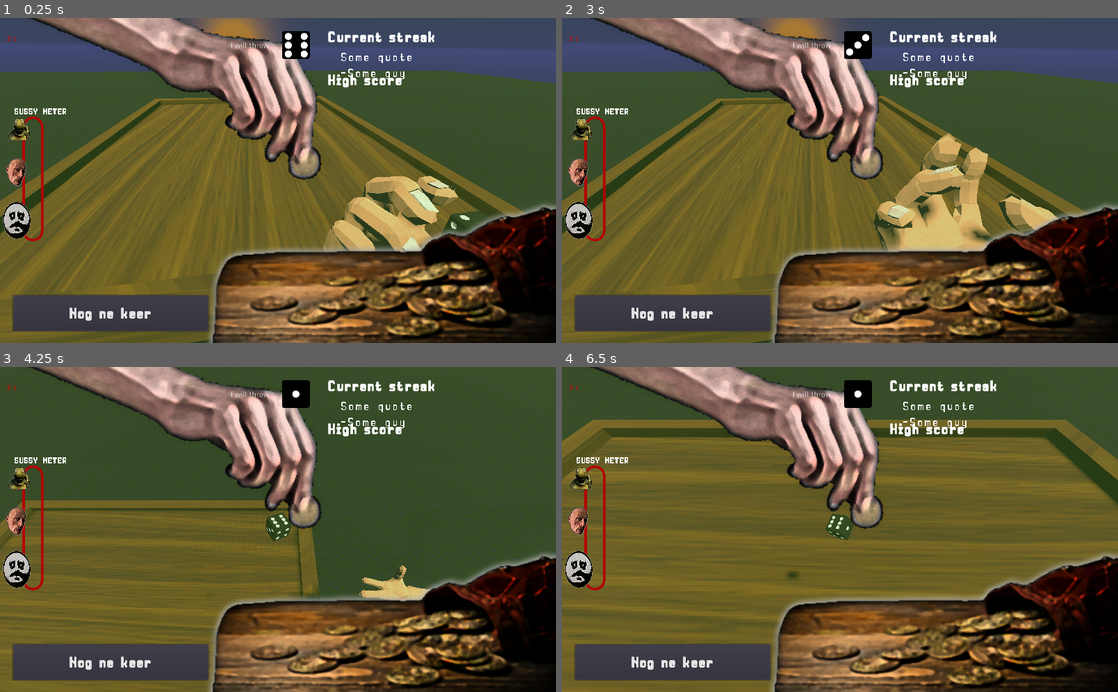
Above: before the commit, frames 1-4 (two rows, left to right).
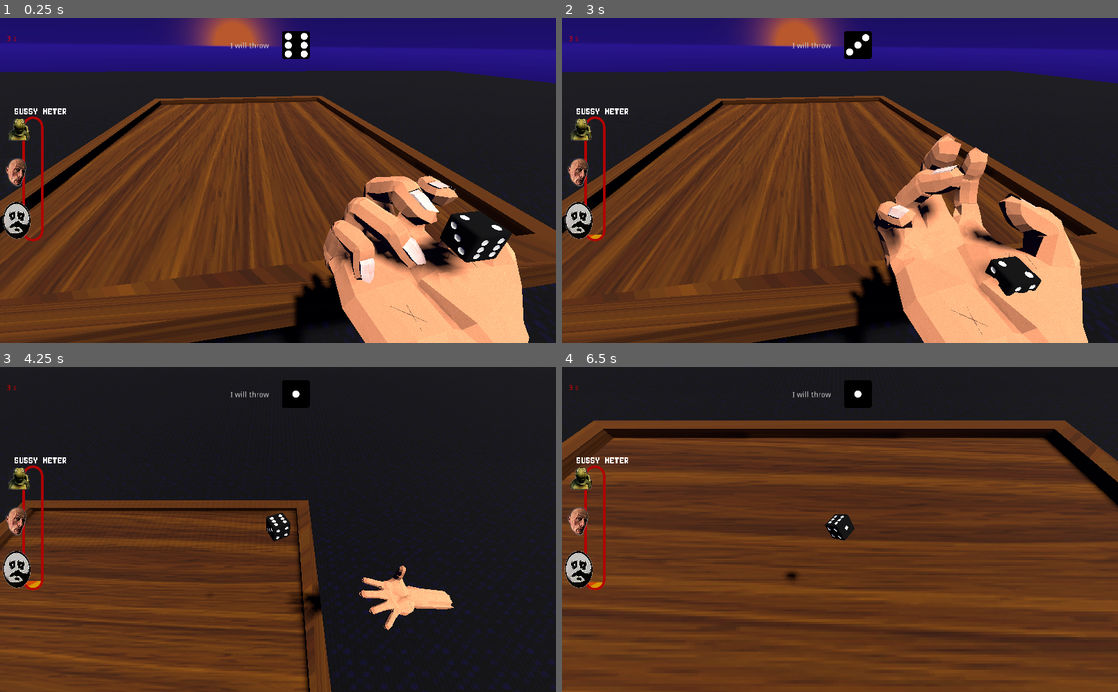
Above: after the commit, the same moments.

Repository: FreekDS/GMTK-Jam-2022-Fairplay
Game: Godot game, scene res://game.tscn
Two runs of this game, one before a commit and one after it. Both use one fixed random seed, a clock stepped at 60 frames per second and the inputs below.
Inputs (mouse positions are in pixels of both pictures, inside the frame that each line leads up to):
- Up to frame 1 (0.25 s): no input
- Up to frame 2 (3 s): click (673, 313) at 0.5 s, where only the run before the commit has a clickable "Nog ne keer"; click (673, 313) at 1.25 s, where only the run before the commit has a clickable "Nog ne keer"; click (673, 313) at 2 s, where only the run before the commit has a clickable "Nog ne keer"; tap Enter (ui_accept) at 2.75 s; move the mouse to (595, 47) at 2.77 s; press the mouse at (595, 47) at 2.78 s
- Up to frame 3 (4.25 s): tap Enter (ui_accept) at 3.02, 3.77 s; move the mouse to (166, 545) at 3.52 s; release the mouse at (166, 545) at 3.53 s; tap E (slowmo) at 3.6 s
- Up to frame 4 (6.5 s): move the mouse to (895, 458) at 4.27 s; press the mouse at (895, 458) at 4.28 s; move the mouse to (812, 594) at 5.02 s; release the mouse at (812, 594) at 5.03 s; tap E (slowmo) at 5.1 s; tap Enter (ui_accept) at 5.27, 6.02 s; move the mouse to (1006, 578) at 5.77 s; press the mouse at (1006, 578) at 5.78 s

The runs differ from the first frame. In frame 1, 96% of the frame differs, in the area x 0-100%, y 0-100%; in frame 2, 95%; in frame 3, 93%; in frame 4, 95%.

Commit message:
End game text

Diff:
--- /dev/null
+++ b/CustomText.gd
@@ -0,0 +1,20 @@
+extends RichTextLabel
+
+
+var texts = [
+	'"Time is money the farmer said, and he sold his watch"\n-Ghandi',
+	"'Has anyone seen my guitar?'\n-Tom Dice",
+	'"Some illegal coins a day keep the taxes away"\n-J. Jones',
+	'"It is free real estate"\n-D. Trump',
+	'"One more for the books"',
+	'"Cloudy with a chance of fake news"\n-CNN Wheater Forecast',
+	'"Money, it never comes easy, but now it could!"\nSome ad',
+	'"EZ OUTPLAYED"\n-LoL players',
+	'"Money Money Money, it is so funny, in a rich mans world"\n-Some music group',
+	'"Music by Klaus Wunderlich"\n-Klaus Wunderlich'
+]
+
+
+func _change_text():
+	var i = randi() % len(texts)
+	text = texts[i]
--- a/Game UI.tscn
+++ b/Game UI.tscn
@@ -8,6 +8,7 @@
 [ext_resource path="res://font/double_pixel-7.ttf" type="DynamicFontData" id=6]
 [ext_resource path="res://img/win.png" type="Texture" id=7]
 [ext_resource path="res://game_save.gd" type="Script" id=8]
+[ext_resource path="res://CustomText.gd" type="Script" id=9]
 
 [sub_resource type="DynamicFont" id=2]
 size = 60
@@ -103,6 +104,7 @@
 game_save_class = ExtResource( 8 )
 
 [node name="end_game" type="Control" parent="."]
+visible = false
 margin_right = 1006.0
 margin_bottom = 608.0
 
@@ -133,12 +135,26 @@
 align = 1
 
 [node name="win" type="Control" parent="end_game"]
+visible = false
 show_behind_parent = true
 margin_left = 513.0
 margin_top = 298.0
 margin_right = 513.0
 margin_bottom = 298.0
 mouse_filter = 1
+
+[node name="win_colour" type="ColorRect" parent="end_game/win"]
+margin_left = -520.0
+margin_top = -312.0
+margin_right = 524.0
+margin_bottom = 311.0
+mouse_filter = 1
+color = Color( 0.517647, 0.811765, 0.247059, 0.278431 )
+
+[node name="Win" type="Sprite" parent="end_game/win"]
+position = Vector2( 0, -44 )
+scale = Vector2( 1.68519, 1.68519 )
+texture = ExtResource( 7 )
 
 [node name="win_game" type="Label" parent="end_game/win"]
 visible = false
@@ -150,30 +166,18 @@
 text = "FEEST"
 align = 1
 
-[node name="win_colour" type="ColorRect" parent="end_game/win"]
-margin_left = -520.0
-margin_top = -312.0
-margin_right = 524.0
-margin_bottom = 311.0
-mouse_filter = 1
-color = Color( 0.517647, 0.811765, 0.247059, 0.278431 )
-
-[node name="Win" type="Sprite" parent="end_game/win"]
-position = Vector2( 0, -44 )
-scale = Vector2( 1.68519, 1.68519 )
-texture = ExtResource( 7 )
-
 [node name="motd" type="RichTextLabel" parent="end_game/win"]
-margin_left = 115.0
-margin_top = -240.0
-margin_right = 489.0
-margin_bottom = -123.0
+margin_left = 99.0
+margin_top = -51.0
+margin_right = 486.0
+margin_bottom = 66.0
 custom_fonts/normal_font = SubResource( 3 )
 bbcode_enabled = true
-bbcode_text = "Some quote
--Some guy"
-text = "Some quote
--Some guy"
+bbcode_text = "\"Time is money the farmer said, and he sold his watch\"
+-Farmer Fons"
+text = "\"Time is money the farmer said, and he sold his watch\"
+-Farmer Fons"
+script = ExtResource( 9 )
 
 [node name="sus" type="Control" parent="end_game"]
 visible = false
@@ -206,7 +210,7 @@
 margin_bottom = 578.0
 rect_min_size = Vector2( 360, 0 )
 custom_fonts/font = ExtResource( 5 )
-text = "Nog ne keer"
+text = "Scam More People"
 clip_text = true
 
 [node name="high_score_label" type="Label" parent="end_game"]
@@ -281,4 +285,6 @@
 custom_effects = [ null, null, null, null, null ]
 script = ExtResource( 4 )
 
+[connection signal="mouse_entered" from="end_game/win/motd" to="end_game/win/motd" method="_change_text"]
+[connection signal="visibility_changed" from="end_game/win/motd" to="end_game/win/motd" method="_change_text"]
 [connection signal="pressed" from="end_game/restart" to="." method="_on_restart_pressed"]
--- a/game.tscn
+++ b/game.tscn
@@ -63,6 +63,9 @@
 transform = Transform( 1, 0, 0, 0, 1, 0, 0, 0, 1, -18.0615, -20.6996, 0 )
 mesh = SubResource( 1 )
 material/0 = SubResource( 2 )
+__meta__ = {
+"_vol_id": 25
+}
 
 [node name="CollisionShape" type="CollisionShape" parent="Floor"]
 transform = Transform( 1, 0, 0, 0, 1, 0, 0, 0, 1, -18.0615, -20.6996, 0 )
Not shown: 1 places in Game UI.tscn that only renumber resources
